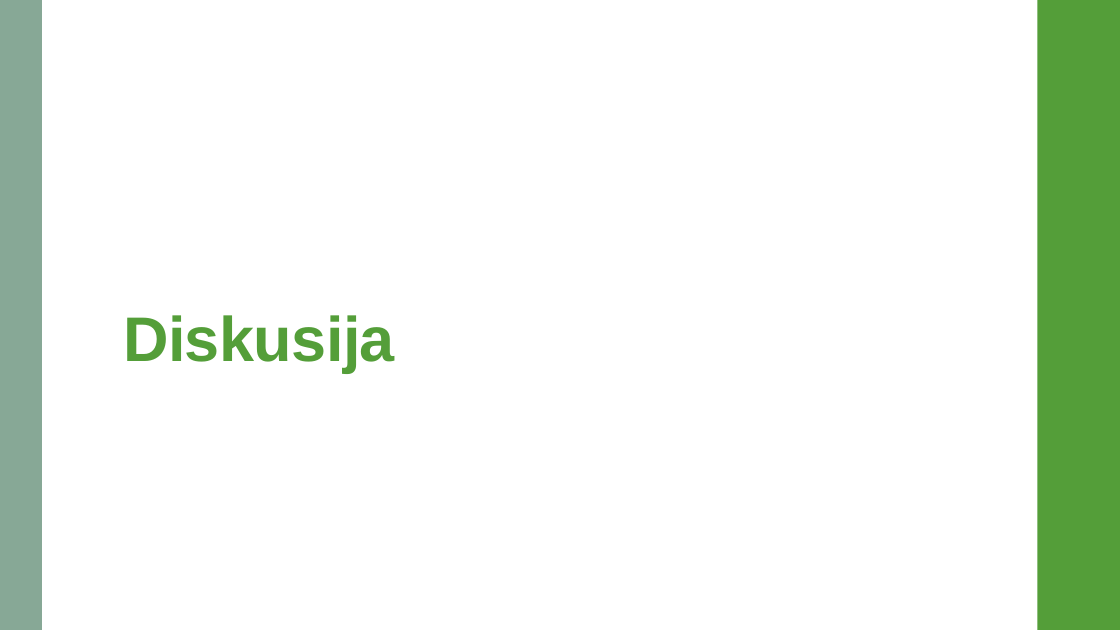
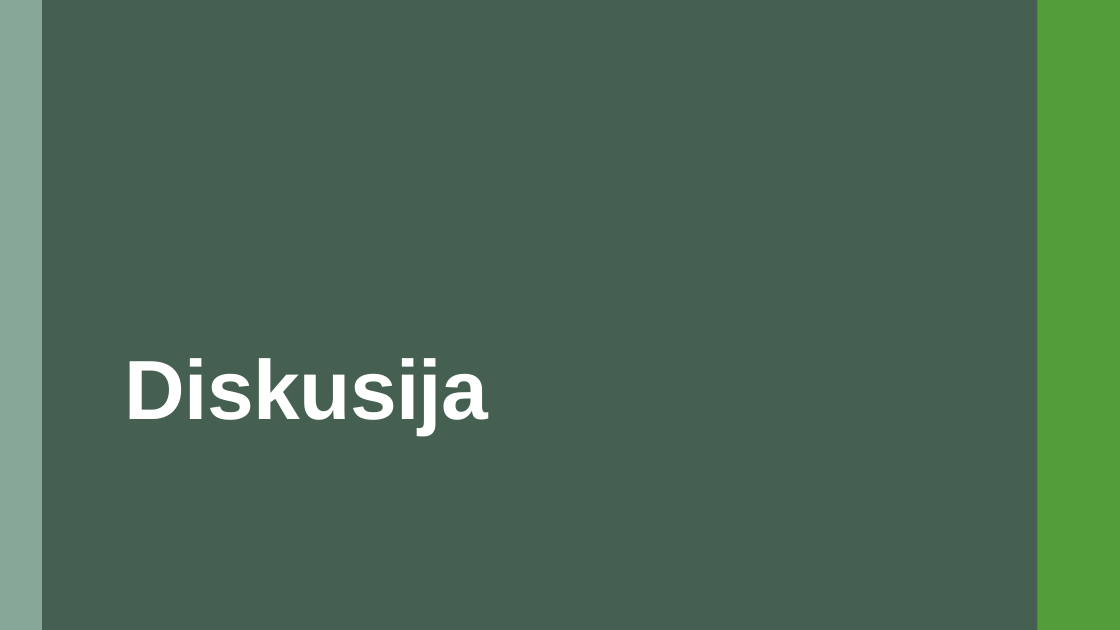
Before and after one commit to DomJamb/Zavrsni-rad-R, a slide deck: slide 16 of Dokumentacija/Algoritmi za brzo učenje na neprijateljskim primjerima.pptx. Drawn at 1120x630 pixels with LibreOffice and Linux fonts; fonts in the diff are those of the drawing. Boxes give left, top, right and bottom in pixels: in the first picture for what was removed or moved away, otherwise in the second. Text is boxed around its words. In the diff, an @@ line names an element or a change of style, - is before the commit and + after.

```diff
--- a/Dokumentacija/Algoritmi za brzo učenje na neprijateljskim primjerima.pptx
+++ b/Dokumentacija/Algoritmi za brzo učenje na neprijateljskim primjerima.pptx
@@ background #FFFFFF to #455F51 @@
@@ title "Diskusija" moved from (x1=123, y1=315, x2=395, y2=372) to (x1=124, y1=358, x2=488, y2=435) @@
@@ title "Diskusija" at (x1=124, y1=358, x2=488, y2=435): size 54 to 72 pt, text colour #549E39 to #FFFFFF; line spacing 0.9 to 0.85 @@
```
Also in this commit, not shown: 1 other file.
